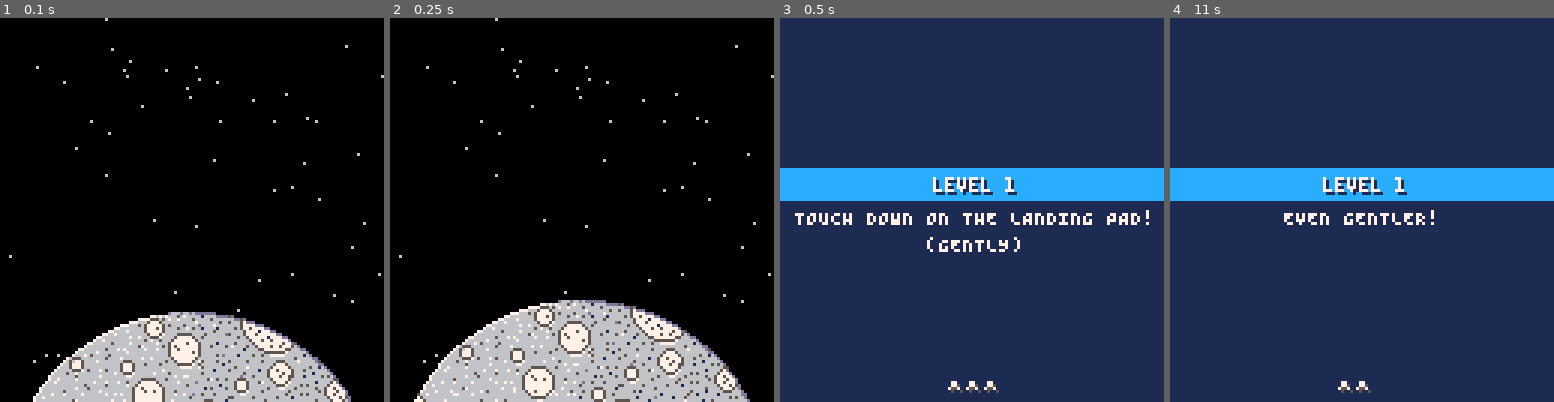
Above: before the commit, frames 1-4 (left to right).
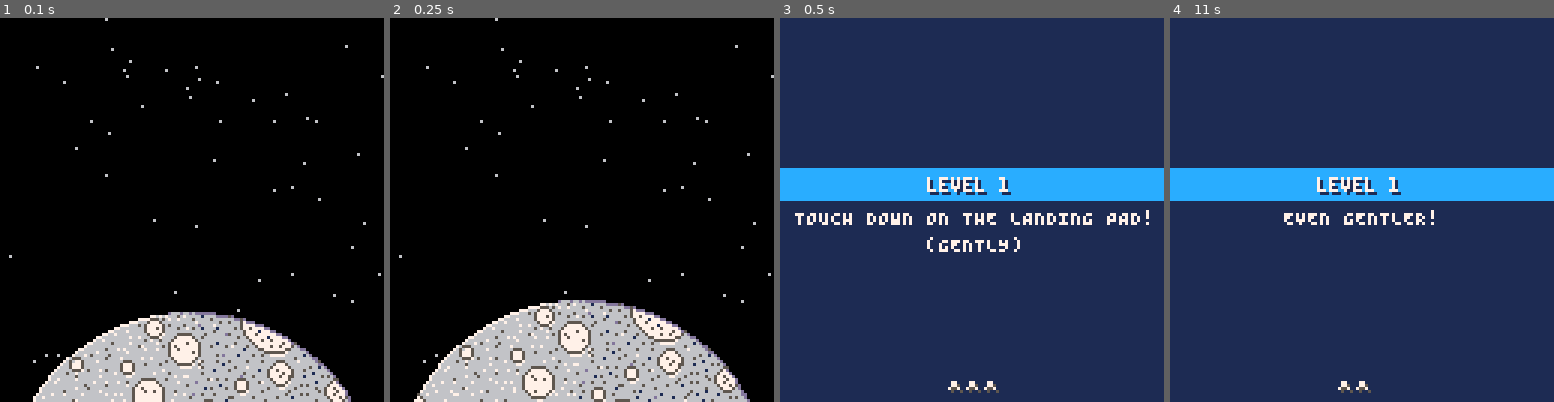
Above: after the commit, the same moments.

Repository: lewsid/moon-missions
Game: PICO-8 cartridge moonmissions.p8
Same seed, same stepped clock (60 frames per second), same inputs: the game is played once before the commit and once after it.
Inputs:
- Up to frame 1 (0.1 s): no input
- Up to frame 2 (0.25 s): no input
- Up to frame 3 (0.5 s): tap X (X key) at 0.33 s
- Up to frame 4 (11 s): tap O (Z key) at 0.7, 1.7, 2.1, 2.5, 2.9, 3.3, 3.7, 4.1, 4.5, 4.9, 5.3, 5.7, 6.1, 6.5, 6.9, 7.3, 7.7, 8.1, 8.5, 8.9, 9.3, 9.7, 10.1, 10.5, 10.9 s; tap X (X key) at 1.07, 1.85, 2.97, 4.08, 5.2, 6.32, 7.43, 8.55, 9.67, 10.78 s; hold Right 1.6-2.1 s; hold Up 2.15-2.42 s; hold Right 2.47-3.03 s; hold Left 3.08-3.58 s; hold Down 3.63-3.97 s; hold Right 4.02-4.68 s; hold Up 4.73-5.03 s; hold Left 5.08-5.68 s; hold Down 5.73-6.03 s; hold Right 6.08-6.58 s; hold Right 6.63-7.13 s; hold Up 7.18-7.45 s; hold Right 7.5-8.07 s; hold Left 8.12-8.62 s; hold Down 8.67-9 s; hold Right 9.05-9.72 s; hold Up 9.77-10.07 s; hold Left 10.12-10.72 s; hold Down from 10.77 s (still down)

Frames 1-2 are identical in both runs. In frame 3, 0.7% of the frame differs, in the area x 38-62%, y 41-47%; in frame 4, 0.7%.

Commit message:
added saucer, collision, end-game state stuff

Diff:
--- a/moonmissions.p8
+++ b/moonmissions.p8
@@ -1,10 +1,10 @@
 pico-8 cartridge // http://www.pico-8.com
 version 29
 __lua__
--- mun lander BETA.2.2
+-- mun lander 2.4
 -- by lewsidboi/smolboigames, 2020
 
-version="BETA.2.2"
+version="2.4"
 
 --game parameters
 config={}
@@ -24,9 +24,7 @@
 	logo_sprite=192,logo_width=9,
 	logo_height=3,logo_shown=0,
 	logo_flash=10}
-saucer={
-	sprite=218
-}
+saucer={}
 logo={}
 flag={sprite=2,drop_sprite=7}
 banner={intro=12,subhead=1,start,
@@ -42,8 +40,9 @@
 function _init()
 	cartdata("lewsid-moon-missions")
 
+	--debugging
 	--erase_data()
-	output_data()
+	--output_data()
 
 	load_high_scores()
 
@@ -90,7 +89,7 @@
 		handle_gameplay()
 	elseif(config.game_state=="over-bad") then
 		if(config.lives>1) then
-			if(btn(❎)) then
+			if(btnp(❎)) then
 				config.lives-=1
 				init_level(true)
 				reset_banner()
@@ -99,13 +98,28 @@
 			config.game_state="game-over"
 		end
 	elseif(config.game_state=="over-good") then
-		if(btn(❎)) then
-			config.level+=1
-			init_level(false)
-			reset_banner()
-		end
+		if(btnp(❎)) then
+			if(config.level==20) then
+				config.game_state="credits"
+			else
+				config.level+=1
+				init_level(false)
+				reset_banner()
+			end
+		end
+	elseif(config.game_state=="credits") then
+		if(btnp(❎)) then
+			--reset the moon position
+	 		intro.moon_y=100
+	 		cam.x=0
+	 		cam.y=0
+	 		camera(cam.y,cam.y)
+
+	 		--reset the game
+	  		init_config()
+	  	end
 	elseif(config.game_state=="game-over") then
-		if(btn(❎)) then
+		if(btnp(❎)) then
 	  		--reset the moon position
 	 		intro.moon_y=100
 	 		cam.x=0
@@ -116,7 +130,7 @@
 	  		init_config()
 	 	end
 	elseif(config.game_state=="goto-enter-name") then
-		if(btn(❎)) then
+		if(btnp(❎)) then
 			init_name_entry()
 			cam.x=0
 	 		cam.y=0
@@ -218,115 +232,172 @@
 		pad_x=150,
 		pad_y=70,
 		pickups=#levels+1,
-		jag_rate=22
+		jag_rate=22,
+		saucer_tripwire_x=20,
+		saucer_dx=-1,
+		saucer_y=20
 	}
 	levels[3]={
 		pad_x=170,
 		pad_y=80,
 		pickups=#levels+1,
-		jag_rate=30
+		jag_rate=30,
+		saucer_tripwire_x=25,
+		saucer_dx=-1,
+		saucer_y=20
 	}
 	levels[4]={
 		pad_x=200,
 		pad_y=65,
 		pickups=#levels+1,
-		jag_rate=18
+		jag_rate=18,
+		saucer_tripwire_x=30,
+		saucer_dx=-1,
+		saucer_y=5
 	}
 	levels[5]={
 		pad_x=220,
 		pad_y=90,
 		pickups=#levels+1,
-		jag_rate=25
+		jag_rate=25,
+		saucer_tripwire_x=60,
+		saucer_dx=-2,
+		saucer_y=30
 	}
 	levels[6]={
 		pad_x=250,
 		pad_y=50,
 		pickups=#levels+1,
-		jag_rate=15
+		jag_rate=15,
+		saucer_tripwire_x=80,
+		saucer_dx=-2,
+		saucer_y=5
 	}
 	levels[7]={
 		pad_x=280,
 		pad_y=60,
 		pickups=#levels+1,
-		jag_rate=10
+		jag_rate=10,
+		saucer_tripwire_x=90,
+		saucer_dx=-2,
+		saucer_y=5
 	}
 	levels[8]={
 		pad_x=400,
 		pad_y=70,
 		pickups=#levels+1,
-		jag_rate=50
+		jag_rate=50,
+		saucer_tripwire_x=130,
+		saucer_dx=-2,
+		saucer_y=10
 	}
 	levels[9]={
 		pad_x=500,
 		pad_y=55,
 		pickups=#levels+1,
-		jag_rate=30
+		jag_rate=30,
+		saucer_tripwire_x=250,
+		saucer_dx=-2,
+		saucer_y=10
 	}
 	levels[10]={
 		pad_x=600,
 		pad_y=85,
 		pickups=#levels+1,
-		jag_rate=100
+		jag_rate=100,
+		saucer_tripwire_x=300,
+		saucer_dx=-3,
+		saucer_y=15
 	}
 	levels[11]={
 		pad_x=800,
 		pad_y=81,
 		pickups=#levels+1,
-		jag_rate=90
+		jag_rate=90,
+		saucer_tripwire_x=450,
+		saucer_dx=-3,
+		saucer_y=20
 	}
 	levels[11]={
 		pad_x=1000,
 		pad_y=51,
 		pickups=#levels+1,
-		jag_rate=65
+		jag_rate=65,
+		saucer_tripwire_x=600,
+		saucer_dx=-3,
+		saucer_y=5
 	}
 	levels[12]={
 		pad_x=1500,
 		pad_y=61,
 		pickups=#levels+1,
-		jag_rate=70
+		jag_rate=70,
+		saucer_tripwire_x=1100,
+		saucer_dx=-3,
+		saucer_y=2
 	}
 	levels[14]={
 		pad_x=2000,
 		pad_y=82,
 		pickups=#levels+1,
-		jag_rate=100
+		jag_rate=100,
+		saucer_tripwire_x=600,
+		saucer_dx=-3,
+		saucer_y=20
 	}
 	levels[15]={
 		pad_x=2200,
 		pad_y=57,
 		pickups=#levels+1,
-		jag_rate=140
+		jag_rate=140,
+		saucer_tripwire_x=1000,
+		saucer_dx=-4,
+		saucer_y=1
 	}
 	levels[16]={
 		pad_x=2300,
 		pad_y=53,
 		pickups=#levels+1,
-		jag_rate=100
+		jag_rate=100,
+		saucer_tripwire_x=1400,
+		saucer_dx=-4,
+		saucer_y=5
 	}
 	levels[17]={
 		pad_x=2400,
 		pad_y=61,
 		pickups=#levels+1,
-		jag_rate=101
+		jag_rate=101,
+		saucer_tripwire_x=1600,
+		saucer_dx=-4,
+		saucer_y=7
 	}
 	levels[18]={
 		pad_x=2500,
 		pad_y=63,
 		pickups=#levels+1,
-		jag_rate=105
+		jag_rate=105,
+		saucer_tripwire_x=1900,
+		saucer_dx=-4,
+		saucer_y=1
 	}
 	levels[19]={
 		pad_x=2800,
 		pad_y=65,
 		pickups=#levels+1,
-		jag_rate=110
+		jag_rate=110,
+		saucer_tripwire_x=2000,
+		saucer_dx=-5,
+		saucer_y=-20
 	}
 	levels[20]={
-		pad_x=3000,
+		pad_x=3500,
 		pad_y=70,
 		pickups=#levels+1,
-		jag_rate=115
+		jag_rate=115,
+		saucer_tripwire_x=2500,
+		saucer_dx=-5,
+		saucer_y=-40
 	}
 end
 
@@ -395,6 +466,27 @@
 	return ship
 end
 
+
+function init_saucer()
+	saucer={
+		sprite=0,
+		sprite_a=218,
+		sprite_b=234,
+		width=16,
+		height=8,
+		intersect_x_offset=11,
+		intersect_y_offset=-2,
+		blit_w=4,
+		blit_y=1,
+		x=levels[config.level].pad_x,
+		y=levels[config.level].saucer_y,
+		dx=levels[config.level].saucer_dx,
+		dy=0
+	}
+
+	return saucer
+end
+
 --procedurally generate terrain
 function init_ground()
 	distance=128
@@ -472,6 +564,10 @@
 	cam={x=0,y=0}
 	init_ship(config.start_x,config.start_y,0,.2)
 	init_pad()
+
+	if(config.level>1) then
+		init_saucer()
+	end
 	config.collected=0
 	config.percent_collected=0
 
@@ -517,6 +613,13 @@
 
 	control_ship()
 	move_ship()
+
+	--no saucer on level 1
+	if(config.level>1) then
+		move_saucer()
+		detect_saucer()
+	end
+
 	detect_pickup()
 end
 
@@ -528,7 +631,7 @@
 
 	--if we are still above ground
 	if(above_ground(ship) and
-		not on_pad()) then
+		not on_pad() and ship.alive==1) then
 		--left
 		if (btn(0) and ship.fuel>0) then
 			ship.dx-=config.thrust
@@ -575,6 +678,20 @@
 end
 
 --detect if ship has collided
+--with saucer
+function detect_saucer()
+	if(collide(ship,saucer)) then
+		ship.alive=0
+		ship.sprite=205
+		reset_thrust()
+		sfx(1)
+		sfx(2)
+		config.game_state="over-bad"
+		reset_banner()
+	end
+end
+
+--detect if ship has collided
 --with/collected a pickup
 function detect_pickup()
 	for i=1,#pickups do
@@ -587,6 +704,10 @@
 			end
 		end
 	end
+end
+
+function move_saucer()
+	saucer.x+=saucer.dx
 end
 
 --update ship position
@@ -739,6 +860,7 @@
 		draw_pad()
 		draw_ground()
 		draw_pickups()
+		draw_saucer()
 	elseif(config.game_state=="game-intro") then
 		--intro moon slide
 		cls(0)
@@ -757,7 +879,8 @@
 		draw_interface()
 		draw_level_end()
 	elseif(config.game_state=="game-over" or
-		config.game_state=="goto-enter-name") then
+		config.game_state=="goto-enter-name" or
+		config.game_state=="credits") then
 		--no more lives
 		draw_interface()
 		draw_game_over()
@@ -833,7 +956,7 @@
 
 	if(config.level==1) then
 		draw_banner(banner.intro,
-			"level "..config.level,51,0,1)
+			"level "..config.level,49,0,1)
 		draw_banner(banner.subhead,
 			"TOUCH DOWN ON THE LANDING PAD!",5,11,1)
 		if(config.lives<3 and config.lives>1) then
@@ -846,19 +969,24 @@
 			draw_banner(banner.subhead,
 				"(GENTLY)",49,20,1)
 		end
+	elseif(config.level==2) then
+		draw_banner(banner.intro,
+			"level "..config.level,49,0,1)
+		draw_banner(banner.subhead,
+			"AVOID THE SAUCER!",30,11,1)
+	elseif(config.level==20) then
+		draw_banner(banner.intro,
+			"level "..config.level,49,0,1)
+		draw_banner(banner.subhead,
+			"(LAST LEVEL)",40,11,1)
 	elseif(config.lives==1 and config.level>1) then
 		draw_banner(banner.intro,
-			"level "..config.level,51,0,1)
+			"level "..config.level,49,0,1)
 		draw_banner(banner.subhead,
 			"(LAST LIFE)",42,11,1)
-	elseif(config.lives<3 and config.level<3) then
-		draw_banner(banner.intro,
-			"level "..config.level,51,0,1)
-		draw_banner(banner.subhead,
-			"EVEN GENTLER!",38,11,1)
 	else
 		draw_banner(banner.intro,
-			"level "..config.level,51,5,1)
+			"level "..config.level,49,5,1)
 	end
 
 	--draw remaining lives
@@ -1031,8 +1159,14 @@
 function draw_game_over()
 	local score_text=get_score_text(config.total_score)
 
-	draw_banner(banner.bad,
-		"game over",45,-10,1)
+	if(config.level==20 and config.lives>0) then
+		draw_banner(banner.bad,
+			"THANKS FOR PLAYING!",27,-10,1)
+	else
+		draw_banner(banner.bad,
+			"game over",45,-10,1)
+	end
+
 	draw_banner(banner.subhead,
 		"score: "..score_text,45-((#score_text-1)*1),1,1)
 
@@ -1051,14 +1185,28 @@
 	end
 end
 
+function draw_saucer()
+	if(saucer.sprite==saucer.sprite_a) then
+		saucer.sprite=saucer.sprite_b
+	else
+		saucer.sprite=saucer.sprite_a
+	end
+	spr(saucer.sprite,saucer.x,saucer.y,saucer.blit_w,saucer.blit_y)
+end
+
 --draw our wee spaceship
 function draw_ship()
 	--ship crashed, burn
 	if(ship.alive==0) then
+		--alternate between crash sprites
 		if(ship.sprite==18) then
 			ship.sprite=17
-		else
+		elseif(ship.sprite==17) then
 			ship.sprite=18
+		elseif(ship.sprite==205) then
+			ship.sprite=206
+		elseif(ship.sprite==206) then
+			ship.sprite=205
 		end
 	else
 		--ship is moving up
@@ -1258,12 +1406,23 @@
 --return true if object1 has
 --collided with object2
 function collide(object1,object2)
+	object_2_x_offset=0
+	object_2_y_offset=0
+
+	if(object2.intersect_x_offset) then
+		object_2_x_offset=object2.intersect_x_offset
+	end
+
+	if(object2.intersect_y_offset) then
+		object_2_y_offset=object2.intersect_y_offset
+	end
+
 	return intersect(object1.x,
 		object1.x+object1.width,
-		object2.x,object2.x+object2.width)
+		object2.x+object_2_x_offset,object2.x+object2.width)
 		and
 		intersect(object1.y,object1.y+object1.height,
-		object2.y,object2.y+object2.height)
+		object2.y+object_2_y_offset,object2.y+object_2_y_offset+object2.height)
 end
 
 --https://www.lexaloffle.com/bbs/?pid=22677
Not shown, changed: 33 lines of the sprite sheet (__gfx__) section of moonmissions.p8
